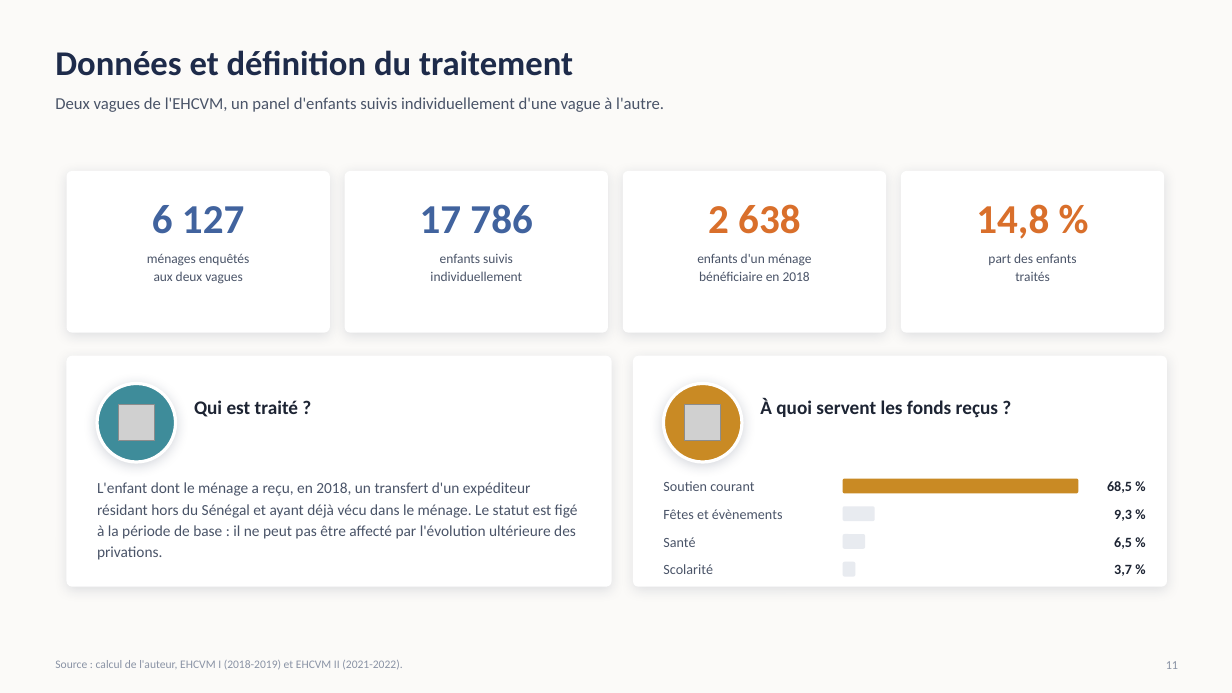
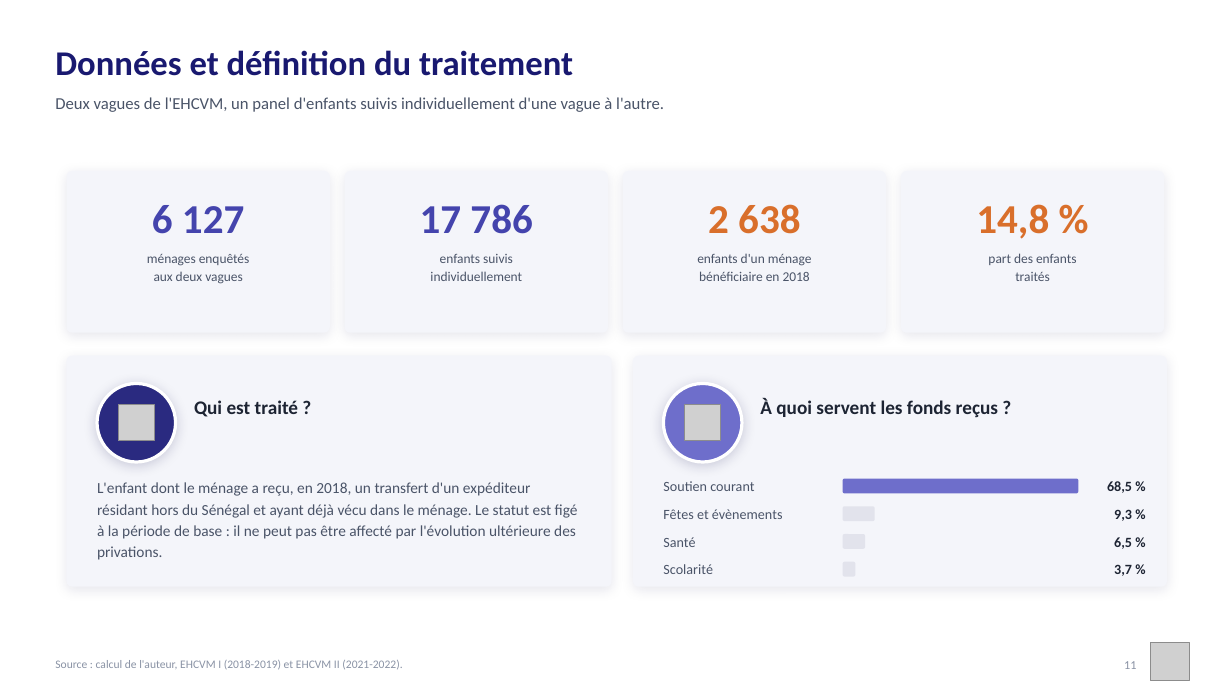
Before and after one commit to JODRAFF9/MEMOIRE, a slide deck: slide 11 of infographie/presentation_infographique.pptx. Drawn at 1232x693 pixels with LibreOffice and Linux fonts; fonts in the diff are those of the drawing; grey boxes stand for pictures. Boxes give left, top, right and bottom in pixels: in the first picture for what was removed or moved away, otherwise in the second. Text is boxed around its words. In the diff, an @@ line names an element or a change of style, - is before the commit and + after.

```diff
--- a/infographie/presentation_infographique.pptx
+++ b/infographie/presentation_infographique.pptx
@@ background #FBFAF8 to #FFFFFF @@
@@ text "Données et définition du traitement" at (55, 50, 573, 76): text colour #1E2B4A to #191970 @@
@@ text "6 127" at (152, 205, 244, 234): text colour #41639E to #4444AD @@
@@ text "17 786" at (420, 204, 532, 234): text colour #41639E to #4444AD @@
@@ fill #FFFFFF to #F4F5FA; shadow changed in 4 elements at (67, 171, 330, 333), (345, 171, 608, 333), (67, 356, 612, 587), (633, 356, 1167, 587) @@
@@ ellipse at (97, 384, 176, 462): fill #3E8C9A to #2A2A80; shadow changed @@
@@ ellipse at (664, 384, 742, 462): fill #C98A24 to #6E6ECB; shadow changed @@
@@ rounded rectangle at (843, 479, 1079, 494): fill #C98A24 to #6E6ECB @@
@@ text "11": place and size @@
-text "11" at (1166, 661, 1178, 669)
+text "11" at (1124, 661, 1136, 669)
@@ picture added at (1151, 642, 1189, 681) @@
```
Also in this commit, not shown: 26 other slides changed, 5 other files.
